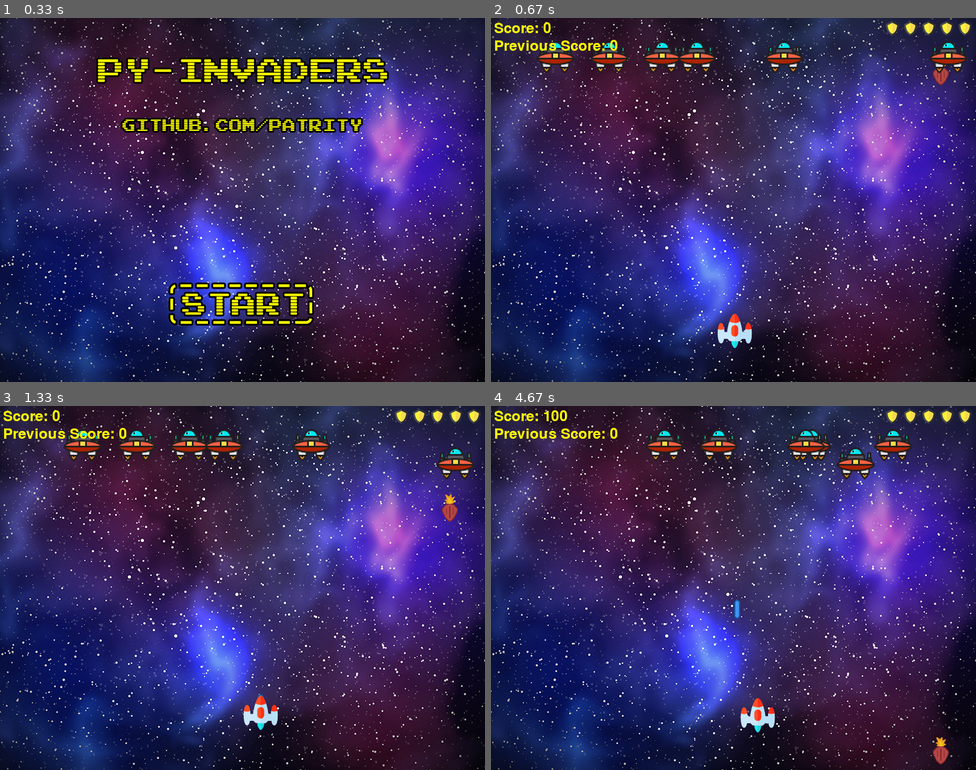
Above: before the commit, frames 1-4 (two rows, left to right).
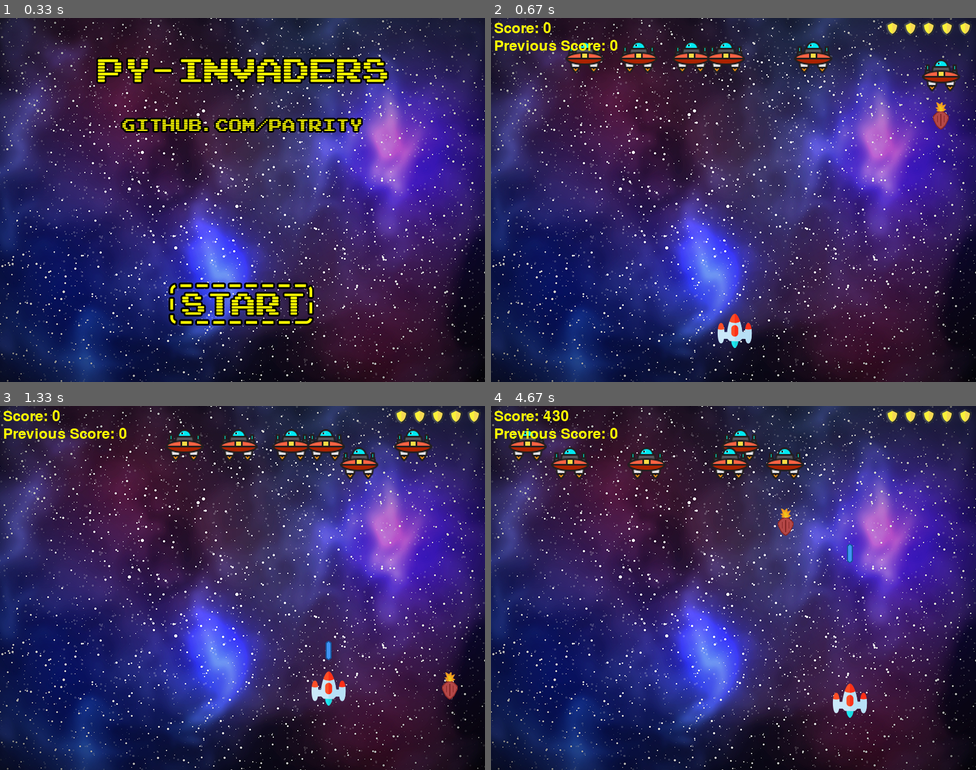
Above: after the commit, the same moments.

Repository: Patrity/Py-Invaders
Game: pygame game, started from main.py
Same seed, same stepped clock (60 frames per second), same inputs: the game is played once before the commit and once after it.
Inputs (mouse positions are in pixels of both pictures, inside the frame that each line leads up to):
- Up to frame 1 (0.33 s): no input
- Up to frame 2 (0.67 s): click (733, 305) at 0.38 s
- Up to frame 3 (1.33 s): hold Right 0.67-1.13 s; hold Up from 1.17 s (still down); tap Space at 1.23 s
- Up to frame 4 (4.67 s): release Up at 1.47 s; hold Right 1.5-1.97 s; tap Space at 1.57, 1.87, 2.07, 2.37, 2.63, 2.97, 3.27, 3.4, 3.8, 4.1, 4.47 s; hold Left 2-2.53 s; hold Down 2.57-2.87 s; hold Left 2.9-3.3 s; hold Up 3.33-3.7 s; hold Right 3.73-4.37 s; hold Down from 4.4 s (still down)

Frame 1 is identical in both runs. In frame 2, 3.6% of the frame differs, in the area x 9-99%, y 6-31%; in frame 3, 4.5%; in frame 4, 5.2%, in the area x 3-95%, y 1-99%.

Commit message:
Adjust Game Speed

Diff:
--- a/main.py
+++ b/main.py
@@ -5,6 +5,7 @@
 
 # Init the PyGame
 pygame.init()
+clock = pygame.time.Clock()
 game_started = False
 
 # Define the screen
@@ -32,7 +33,7 @@
 playerY_Change = 0
 
 # Player attributes
-player_move_speed = 1
+player_move_speed = 10
 player_sprite_dim = 64
 player_health = 5
 player_kills = 0
@@ -55,7 +56,7 @@
 triple_shot_img = pygame.image.load('resources/tripleshot.png')
 shot_x = 0
 shot_y = 0
-shot_speed = 3
+shot_speed = 30
 shot_fired = False
 
 # Define Enemies
@@ -67,7 +68,7 @@
 
 # Enemy Attributes
 enemy_count = 6
-enemy_speed = 0.75
+enemy_speed = 7.5
 enemy_sprite_dim = 64
 enemy_dead_img = pygame.image.load('resources/enemydead.png')
 
@@ -75,7 +76,7 @@
 enemy_shot_img = pygame.image.load('resources/enemyshot.png')
 enemy_shot_x = 0
 enemy_shot_y = 0
-enemy_shot_speed = 2
+enemy_shot_speed = 15
 enemy_shot_fired = False
 
 for i in range(enemy_count):
@@ -161,6 +162,7 @@
 while running:
     screen.fill((0, 0, 32))
     screen.blit(background, (0, 0))
+
     for event in pygame.event.get():
         # Game exit functionality
         if event.type == pygame.QUIT:
@@ -168,7 +170,9 @@
         # Start Game
         if not game_started:
             if event.type == pygame.MOUSEBUTTONDOWN:
-                game_started = True
+                click_x, click_y = event.pos
+                if 277 < click_x < 520 and 435 < click_y < 510:
+                    game_started = True
         # Game Controls
         elif game_started:
             if event.type == pygame.KEYDOWN:
@@ -203,6 +207,12 @@
     if not game_started:
         screen.blit(banner, (150, 50))
         screen.blit(start_button, (150, 400))
+        if player_last_score > 0:
+            last_score_text = font.render("Game Over!", True, (255, 255, 0))
+            screen.blit(last_score_text, (315, screen_y / 2 - 80))
+            last_score_text = font.render("Previous Score: " + str(player_last_score), True, (255, 255, 0))
+            screen.blit(last_score_text, (275, screen_y / 2 - 50))
+
 
     else:
         # Player movement
@@ -283,3 +293,4 @@
         update_score(score_text_X, score_text_y)
 
     pygame.display.update()
+    clock.tick(30)
